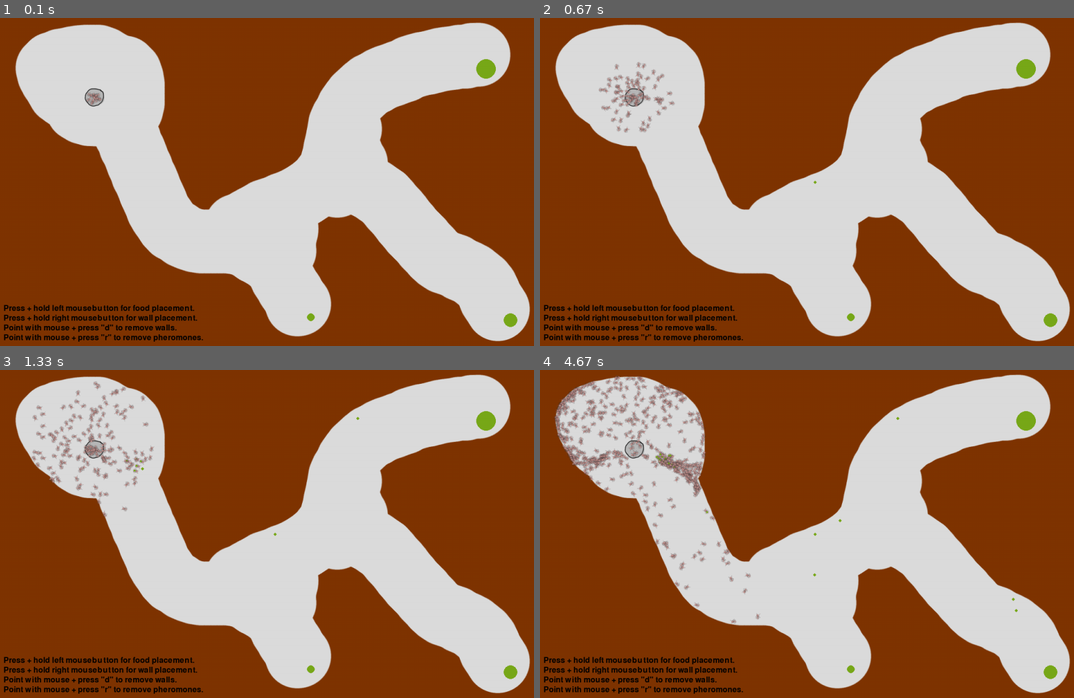
Above: before the commit, frames 1-4 (two rows, left to right).
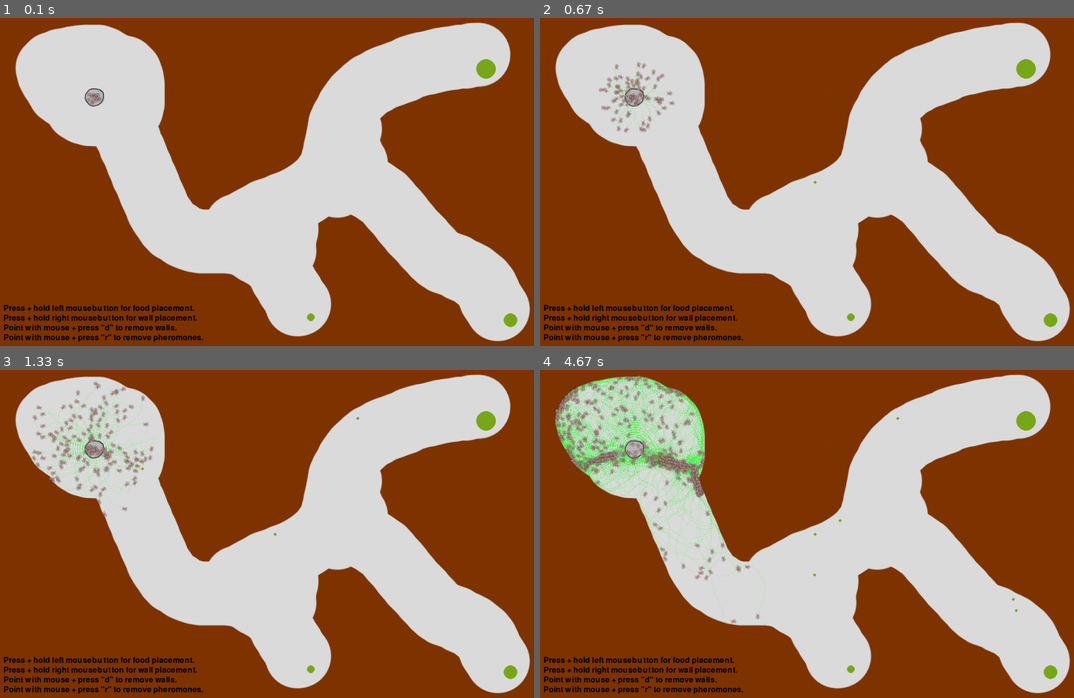
Above: after the commit, the same moments.

Repository: wschopohl/fuh-ants
Game: pygame game, started from Wieland/MainAntSimulation.py
Two runs of this game, one before a commit and one after it. Both use one fixed random seed, a clock stepped at 60 frames per second and the inputs below.
Inputs (mouse positions are in pixels of both pictures, inside the frame that each line leads up to):
- Up to frame 1 (0.1 s): no input
- Up to frame 2 (0.67 s): click (817, 182) at 0.38 s
- Up to frame 3 (1.33 s): click (357, 419) at 0.72 s; click (144, 468) at 1.05 s
- Up to frame 4 (4.67 s): click (812, 573) at 1.38 s; click (598, 458) at 2.25 s; click (1015, 599) at 2.55 s; click (839, 520) at 2.92 s; click (1015, 609) at 3.42 s; click (689, 471) at 3.98 s; click (758, 520) at 4.32 s

Frame 1 is identical in both runs. In frame 2, 0.1% of the frame differs, in the area x 12-25%, y 14-34%; in frame 3, 0.8%; in frame 4, 6.4%, in the area x 2-43%, y 1-78%.

Commit message:
visualization_numpy_phero_perfomance_is_bad

Diff:
--- a/Wieland/Config.py
+++ b/Wieland/Config.py
@@ -38,5 +38,5 @@
 
 UseNumpy = True
 PheromoneMapTileSizeNumpy = 3
-AntSenseRadiusNumpy = 30
+AntSenseRadiusNumpy = 100
 AntFieldOfViewNumpy = 70
--- a/Wieland/EnginePygame.py
+++ b/Wieland/EnginePygame.py
@@ -28,6 +28,10 @@
         self.pgnests = pygame.sprite.Group()
         self.pgfoodclusters = pygame.sprite.Group()
         self.pheromone_surface = pygame.Surface((world.width, world.height), pygame.SRCALPHA)
+        self.surf_phero_a = pygame.Surface((world.width, world.height), pygame.SRCALPHA)
+        self.surf_phero_a.fill([0,255,0,0])
+        self.surf_phero_b = pygame.Surface((world.width, world.height), pygame.SRCALPHA)
+        self.surf_phero_b.fill([255,0,255,0])
         self.pheromone_update_step = 0
         self.pgmap = None
         self.debug_surface = pygame.Surface((world.width, world.height), pygame.SRCALPHA)
@@ -104,7 +108,20 @@
             return
 
         if Config.UseNumpy:
-            self.world.pheromoneMap.updatePixelArray(pygame.surfarray.pixels2d(self.pheromone_surface))
+            draw_map = self.world.pheromoneMap.updatePixelArray()
+            if self.pheromone_update_step % 10 == 0:
+                surf_phero_a_alpha = pygame.surfarray.pixels_alpha(self.surf_phero_a)
+                surf_phero_a_alpha[:] = draw_map[:,:,0]#.astype('uint8')
+                del surf_phero_a_alpha
+
+                surf_phero_b_alpha = pygame.surfarray.pixels_alpha(self.surf_phero_b)
+                surf_phero_b_alpha[:] = draw_map[:,:,1]#.astype('uint8')
+                del surf_phero_b_alpha
+
+            self.screen.blit(self.surf_phero_a,(0,0))
+            self.screen.blit(self.surf_phero_b,(0,0))
+
+
         else:
             avgIntensity = 0
             self.pheromone_surface.fill((0,0,0,0))
@@ -117,7 +134,7 @@
 
             Pheromone.maxIntensity = 1 + avgIntensity / max(1,len(self.world.pheromoneMap.pheromones))
 
-        self.screen.blit(self.pheromone_surface, (0,0))
+            self.screen.blit(self.pheromone_surface, (0,0))
 
 
     def startRenderLoop(self):
--- a/Wieland/PheromoneMapNumpy.py
+++ b/Wieland/PheromoneMapNumpy.py
@@ -10,7 +10,7 @@
 
         self.width = math.ceil(world.width / Config.PheromoneMapTileSizeNumpy)
         self.height = math.ceil(world.height / Config.PheromoneMapTileSizeNumpy)
-
+        self.draw_map =  np.zeros((self.world.width, self.world.height,len(Type)))
         self.phero_map = np.zeros((self.width, self.height,len(Type)))
         self.sense_radius = math.floor(Config.AntSenseRadiusNumpy / Config.PheromoneMapTileSizeNumpy)
         self.sens_weight = np.zeros((2*self.sense_radius+1,2*self.sense_radius+1,2))
@@ -23,21 +23,27 @@
                     self.sens_weight[x,y,0] = 1
                     self.sens_weight[x,y,1] = 0
                 else:
-                    self.sens_weight[x,y,0] = 1#1/((Config.AntSenseRadiusNumpy-x)**2+(y-Config.AntSenseRadiusNumpy)**2)**0.5
+                    self.sens_weight[x,y,0] = max(0,self.sense_radius-((self.sense_radius-x)**2+(y-self.sense_radius)**2)**0.5/self.sense_radius)
                     self.sens_weight[x,y,1] = np.arctan2(-(y-self.sense_radius),(x-self.sense_radius))/np.pi*180
 
 
     def add(self, pheromone):
         x,y = self.getMapCoordinates(pheromone.position)
         self.phero_map[x,y,pheromone.type] += pheromone.intensity
+        ix = int(pheromone.position[0])
+        iy = int(pheromone.position[1])
+        self.draw_map[ix-1:ix+1,iy-1:iy+1,pheromone.type] += pheromone.intensity
 
     def remove(self, pheromone):
         x,y = self.getMapCoordinates(pheromone.position)
         self.phero_map[x,y,pheromone.type] = 0
+        self.draw_map[int(pheromone.position[0]),int(pheromone.position[1]),pheromone.type] = 0
 
     def decay(self):
         self.phero_map -= Config.PheromoneDecay
         self.phero_map = self.phero_map.clip(min=0)
+        self.draw_map -= Config.PheromoneDecay
+        self.draw_map = self.draw_map.clip(min=0)
 
     def removeAllAt(self, position):
         mx,my = self.getMapCoordinates(position)
@@ -66,7 +72,7 @@
         my2 = self.sense_radius+my-y
         py2 = self.sense_radius+py-y
 
-        # s1 = np.array(self.sens_weight[mx2:px2,my2:py2,0])
+        s1 = np.array(self.sens_weight[mx2:px2,my2:py2,0])
         # sensor 1
         s2 = np.array(self.sens_weight[mx2:px2,my2:py2,1])
         s2[:,:] = (s2[:,:]-old_angle)%360
@@ -77,7 +83,7 @@
         s2[:,:] = (Config.AntFieldOfViewNumpy-abs(s2[:,:]))/Config.AntFieldOfViewNumpy
 
         #center of mass
-        weights = nearby[:,:]*s2[:,:]
+        weights = nearby[:,:]*s1[:,:]*s2[:,:]
         if len(np.where(weights!=0)[0])== 0:
             return None
         total_weight = np.sum(weights[:,:])
@@ -89,8 +95,9 @@
         return np.arctan2(-y,x)/np.pi*180
 
 
-    def updatePixelArray(self, pixel_array):
-        return
+    def updatePixelArray(self):
+
+        return self.draw_map*50
         for y in range(self.height):
             for x in range(self.width):
                 for type in range(len(Type)):
